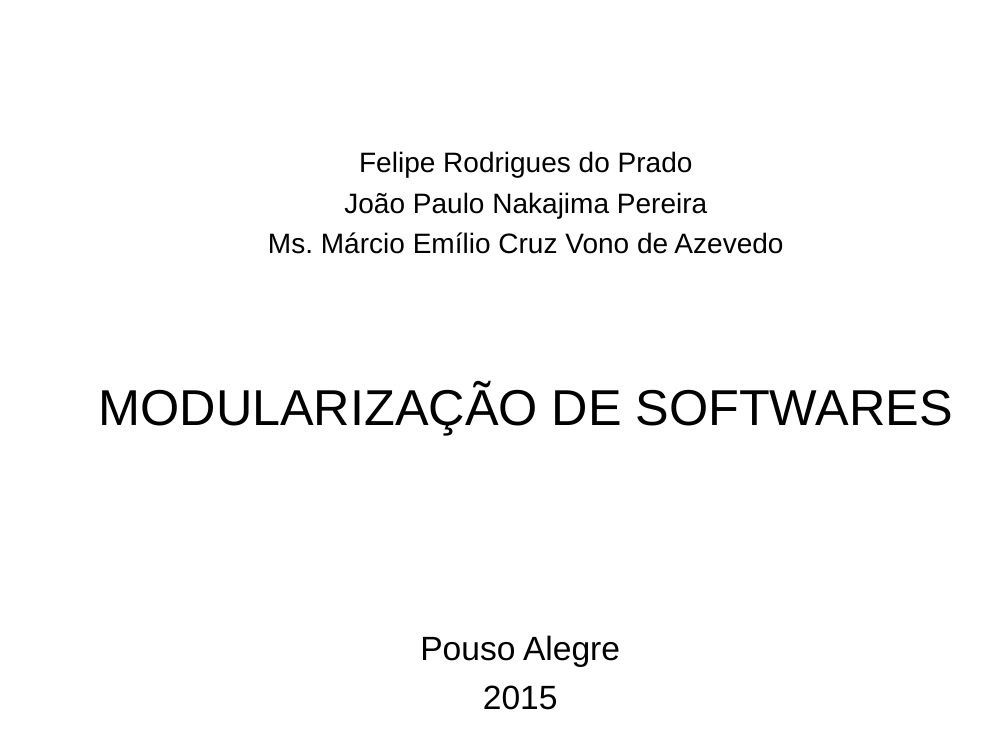
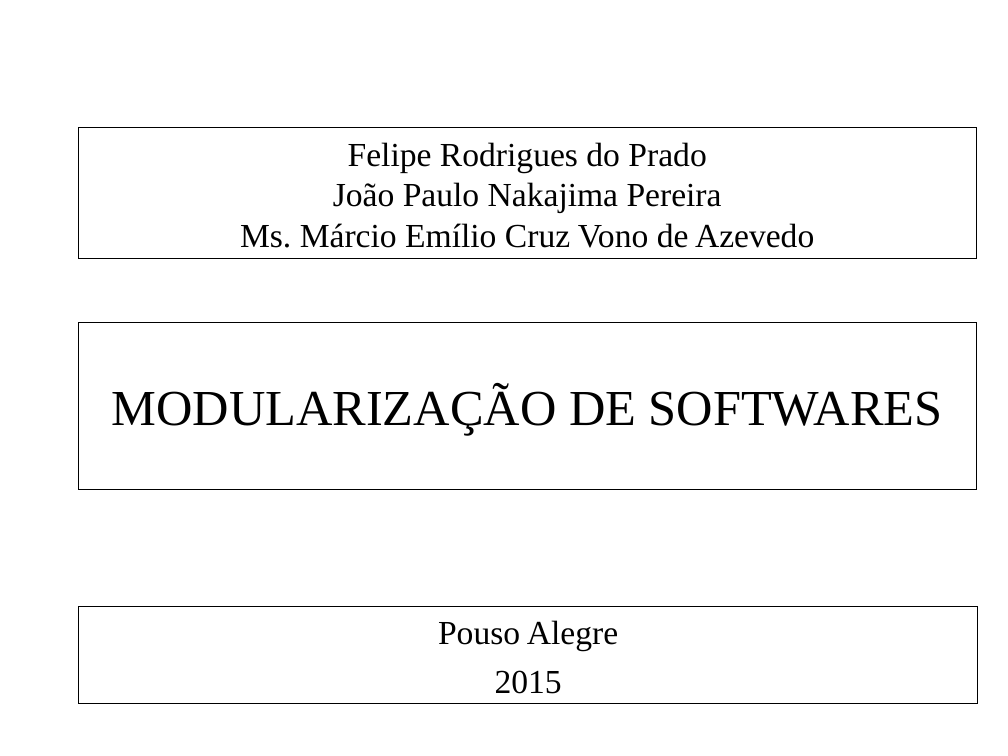
Before and after one commit to feliperodriguesprado/tcc_repository, a slide deck: slide 1 of documents/life_cycle/qualificacao/qualificacao_slides.odp. Drawn at 1008x756 pixels with LibreOffice and Linux fonts; fonts in the diff are those of the drawing; background and template pictures are left out. Boxes give left, top, right and bottom in pixels: in the first picture for what was removed or moved away, otherwise in the second. Text is boxed around its words. In the diff, an @@ line names an element or a change of style, - is before the commit and + after.

```diff
--- a/documents/life_cycle/qualificacao/qualificacao_slides.odp
+++ b/documents/life_cycle/qualificacao/qualificacao_slides.odp
@@ freeform shape added at box(79, 128, 977, 259), outline #000000 0 pt, 24 pt, text #000000 @@
+Felipe Rodrigues do Prado
+João Paulo Nakajima Pereira
+Ms. Márcio Emílio Cruz Vono de Azevedo
@@ free removed at box(83, 140, 970, 265) @@
-Felipe Rodrigues do Prado
-João Paulo Nakajima Pereira
-Ms. Márcio Emílio Cruz Vono de Azevedo
@@ rectangle "MODULARIZAÇÃO DE SOFTWARES": place and size @@
-rectangle "MODULARIZAÇÃO DE SOFTWARES" at box(99, 385, 953, 435)
+rectangle "MODULARIZAÇÃO DE SOFTWARES" at box(79, 323, 977, 489)
@@ rectangle "MODULARIZAÇÃO DE SOFTWARES" at box(79, 323, 977, 489): font Arial to Times New Roman; outline none to #000000 0 pt @@
@@ rectangle "Pouso Alegre" at box(79, 606, 978, 703): font Arial to Times New Roman; outline none to #000000 0 pt @@
@@ rectangle "Pouso Alegre": place and size @@
-rectangle "Pouso Alegre" at box(420, 635, 620, 710)
+rectangle "Pouso Alegre" at box(79, 606, 978, 703)
```
Also in this commit, not shown: 13 other slides changed, 1 slide added, 1 slide removed, 1 other file.
